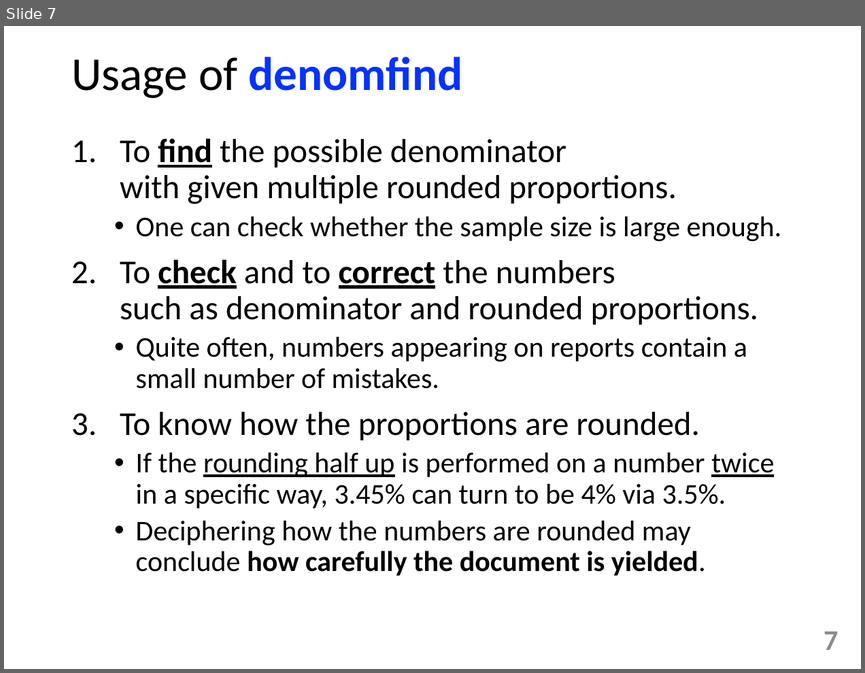
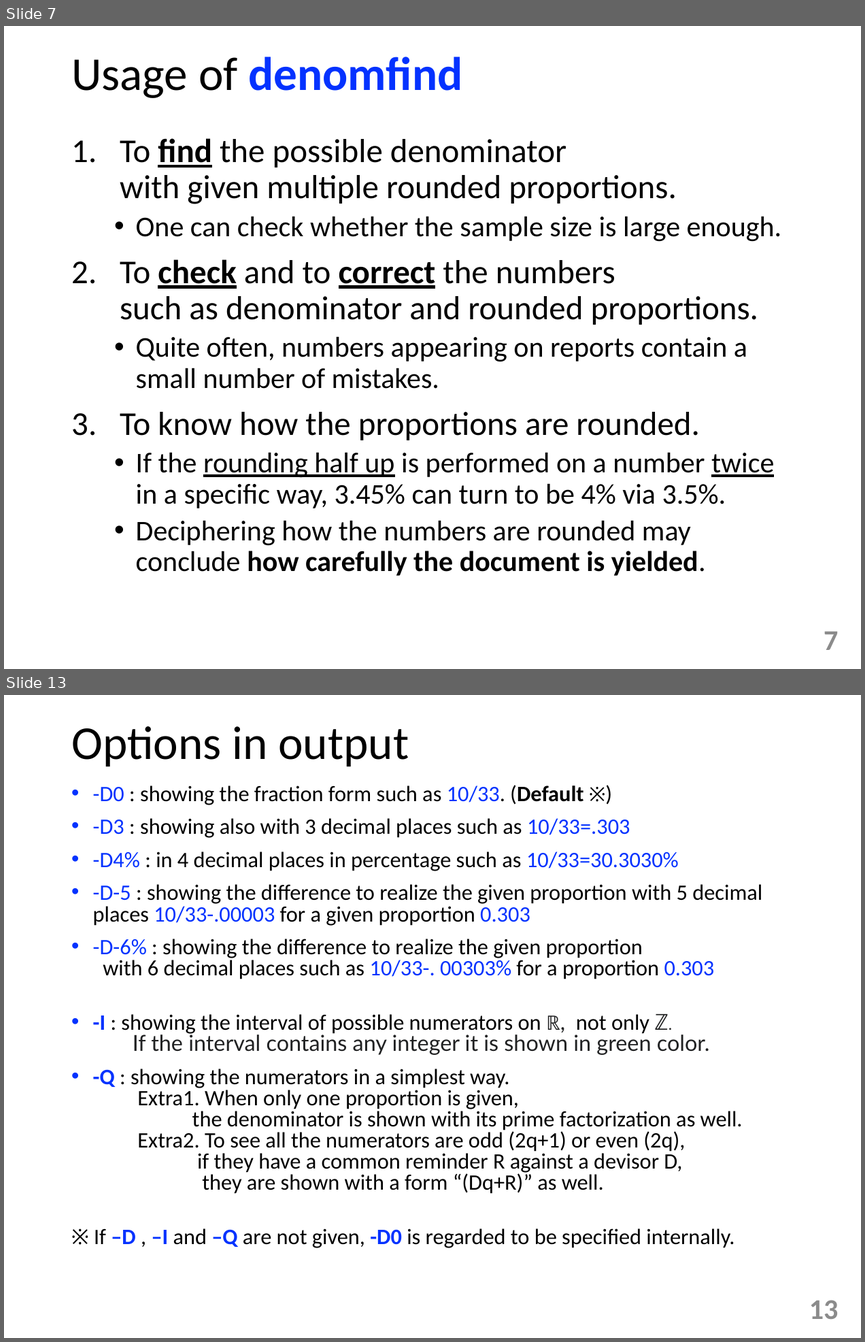
Before and after one commit to tulamili/App-denomfind, a slide deck: docs2/manipulation221022sat.pptx. Shown one above the other, each under a label of ours: slide 7 before the commit, slides 7 and 13 after it; the slides between them are not shown. The pictures are 865x673 and 865x1342 pixels, drawn with LibreOffice and Linux fonts; fonts in the diff are those of the drawing. Boxes give left, top, right and bottom in pixels: in the first picture for what was removed or moved away, otherwise in the second. Text is boxed around its words. In the diff, an @@ line names an element or a change of style, - is before the commit and + after.

```diff
--- a/docs2/manipulation221022sat.pptx
+++ b/docs2/manipulation221022sat.pptx
@@ slide 13 added at bbox=[4, 695, 861, 1338], background #FFFFFF @@
@@ title added at bbox=[71, 726, 409, 767], 39.6 pt, text #000000 @@
+Options in output
@@ text added at bbox=[93, 785, 762, 1248], 18.5 pt, text #000000 @@
+• -D0 : showing the fraction form such as 10/33. (Default ※)
+• -D3 : showing also with 3 decimal places such as 10/33=.303
+• -D4% : in 4 decimal places in percentage such as 10/33=30.3030%
+• -D-5 : showing the difference to realize the given proportion with 5 decimal places 10/33-.00003 for a given proportion 0.303
+• -D-6% : showing the difference to realize the given proportion
+  with 6 decimal places such as 10/33-. 00303% for a proportion 0.303
+• -I : showing the interval of possible numerators on ℝ, not only ℤ.
+  If the interval contains any integer it is shown in green color.
+• -Q : showing the numerators in a simplest way.
+  Extra1. When only one proportion is given,
+  the denominator is shown with its prime factorization as well.
+  Extra2. To see all the numerators are odd (2q+1) or even (2q),
+  if they have a common reminder R against a devisor D,
+  they are shown with a form “(Dq+R)” as well.
+※ If –D , –I and –Q are not given, -D0 is regarded to be specified internally.
@@ page number added at bbox=[809, 1300, 838, 1319], 24 pt, text #8C8C8C, bold @@
+13
```
Also in this commit, not shown: 2 slides changed, 5 other slides added.
